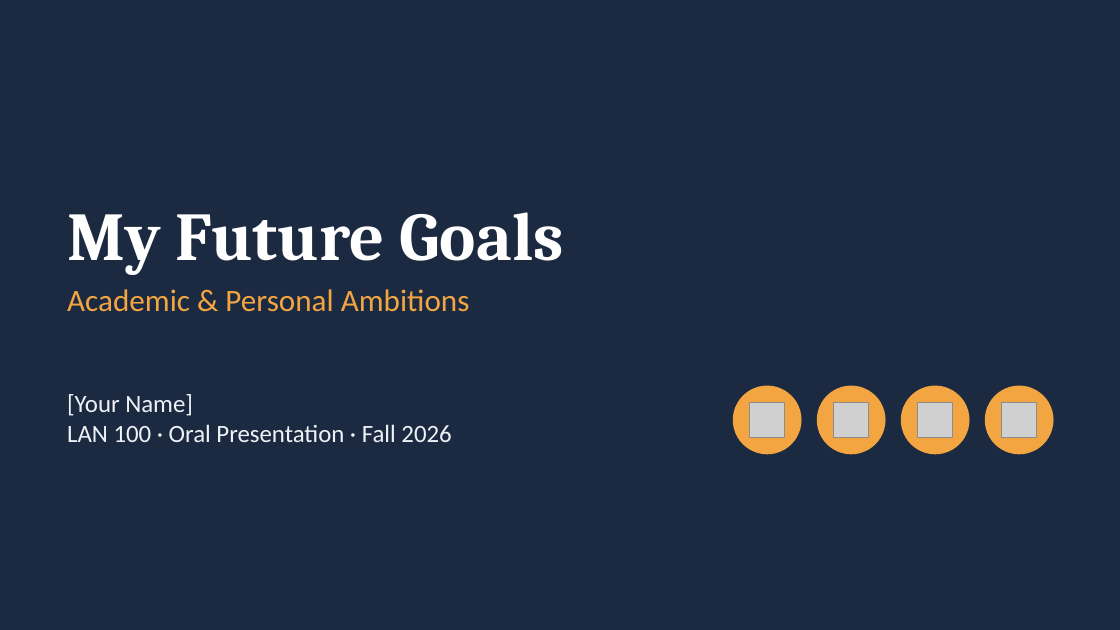
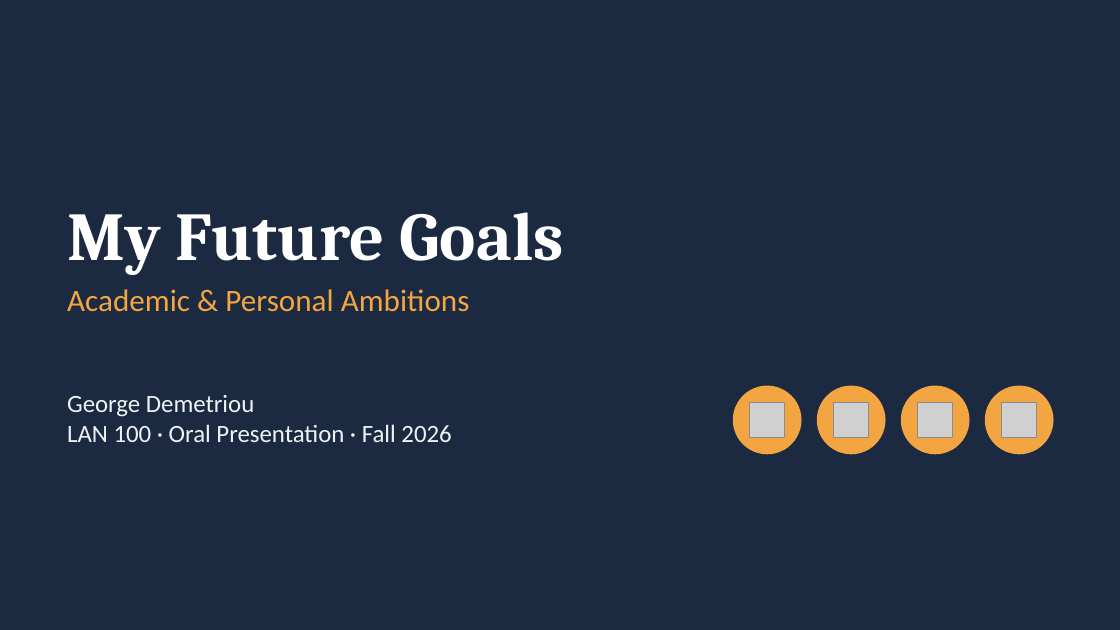
Before and after one commit to georgedeme/vault, a slide deck: slide 1 of Public/Uni/LAN100/02 - My Future Goals.pptx. Drawn at 1120x630 pixels with LibreOffice and Linux fonts; fonts in the diff are those of the drawing; grey boxes stand for pictures. Boxes give left, top, right and bottom in pixels: in the first picture for what was removed or moved away, otherwise in the second. Text is boxed around its words. In the diff, an @@ line names an element or a change of style, - is before the commit and + after.

```diff
--- a/Public/Uni/LAN100/02 - My Future Goals.pptx
+++ b/Public/Uni/LAN100/02 - My Future Goals.pptx
@@ text at bbox=[67, 395, 254, 417]: text changed @@
-[Your Name]
+George Demetriou
```
Also in this commit, not shown: 6 other slides changed, 1 other file.
